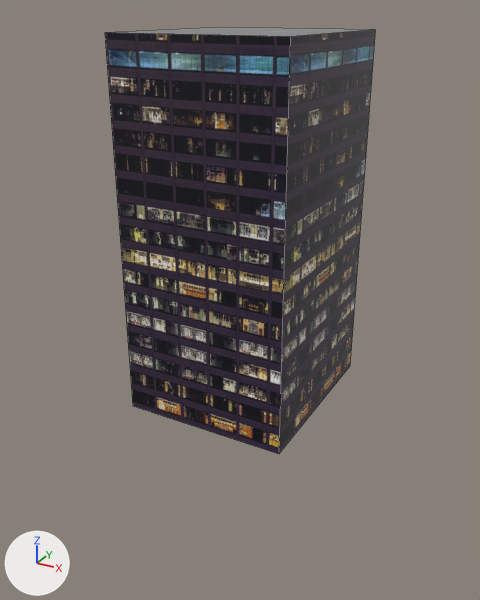
Two versions of the OBJ model Assets/Models/building.obj, one commit apart.
One viewpoint serves both versions: a 50 mm camera at (12.8, -23.9, 16.2) aimed at (-0.3, -0.2, 4.4). The axes (+X, +Y, +Z) are drawn at lower left. The lights are the same throughout. The older version comes first. Mesh edges are drawn as thin lines. Where no turn or scale is listed for an object, it has been applied to the vertices.
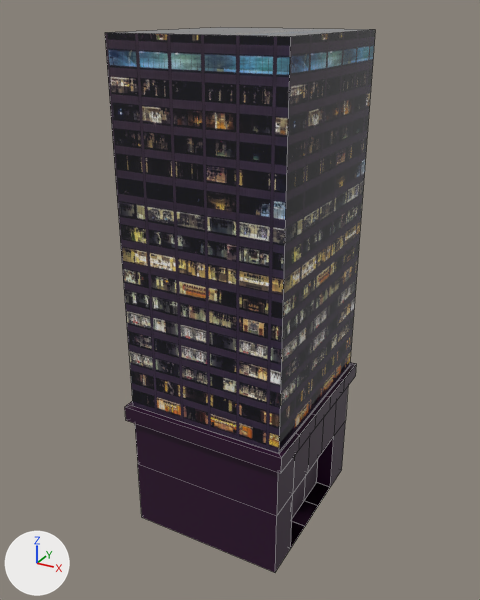
The newer file is also turned or shifted as a whole; pictures and numbers use the older file's frame.

Location of each change, (x1, y1, x2, y2) in pixels of the pictures (480 x 600 px):
'Cube.001', added
    after: (125, 362, 356, 572)

Diff of the bpy script that builds the scene:
```diff
--- a/Assets/Models/building.obj.py
+++ b/Assets/Models/building.obj.py
@@ mat_material_003 @@
+mat_material_003 = principled_material('Material.003')
+mat_material_003.base_color = (0.0226, 0.0, 0.0231)  # black #29002a
@@ me_cube_001 @@
+me_cube_001.from_pydata(...)  # 80 vertices, 78 faces; spans x -3.83..3.83, y -4.33..4.33, z 0.15..6.5
+me_cube_001.materials.append(mat_material_003)  # black #29002a
@@ ob_cube_001 @@
+ob_cube_001 = bpy.data.objects.new('Cube.001', me_cube_001)
+ob_cube_001.location = (0.0, 0.0, -6.44)
```
